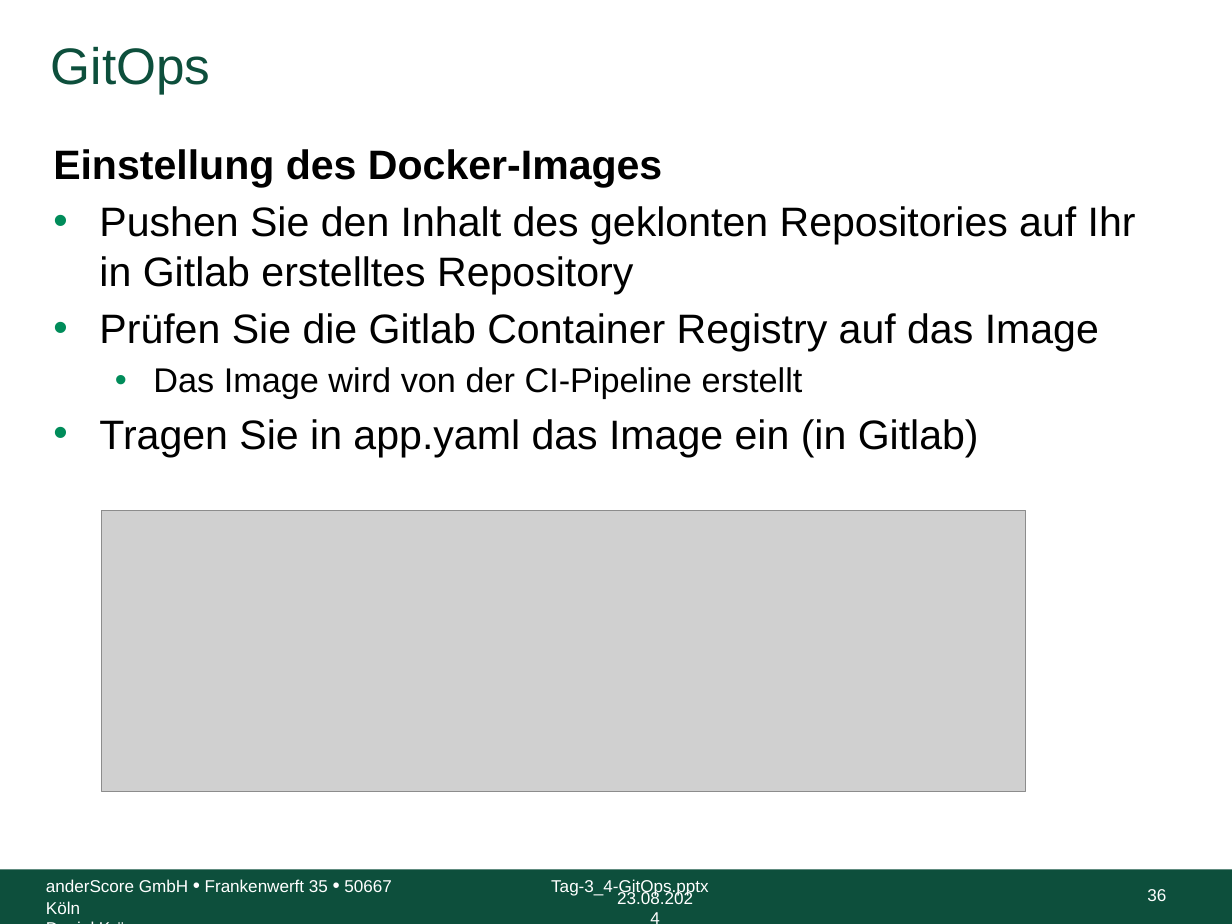
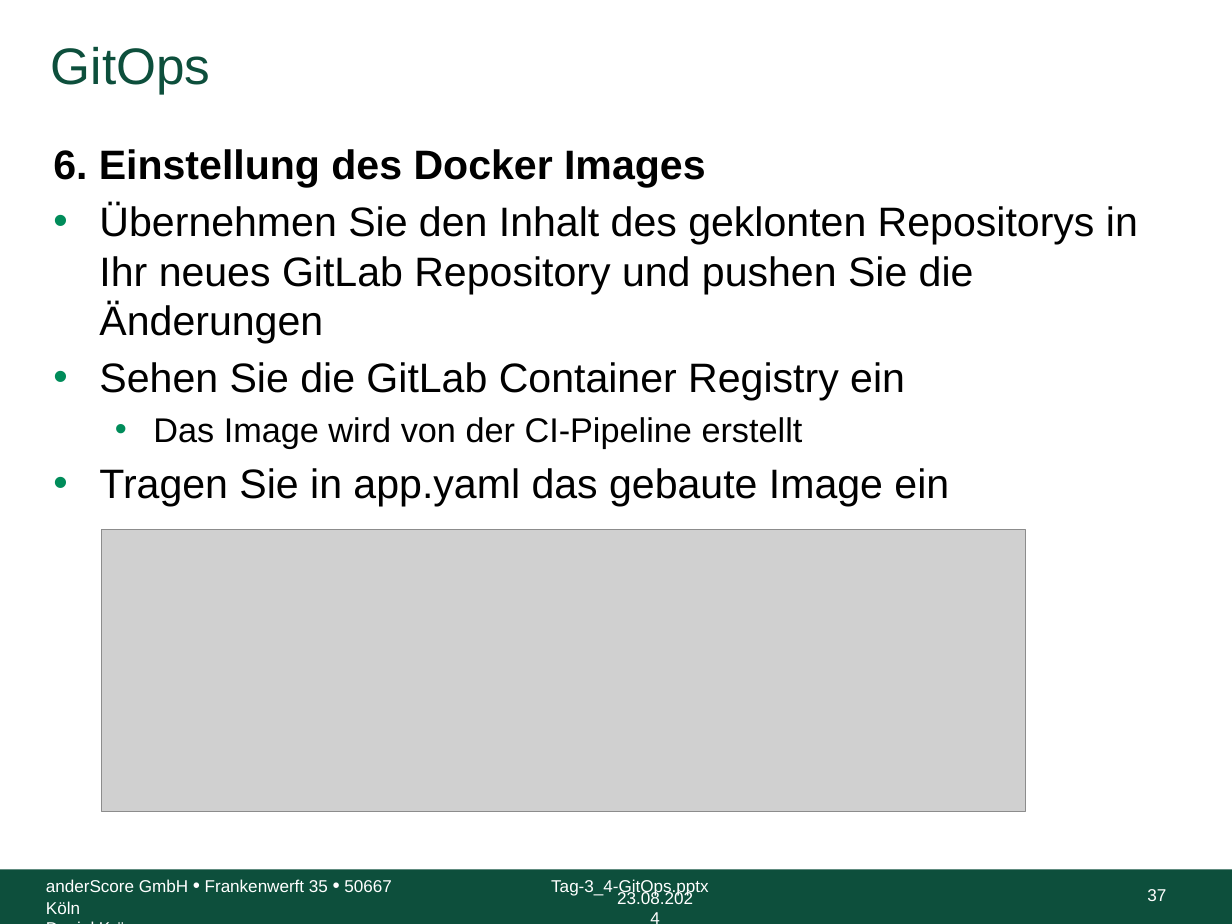
Before and after one commit to anderscore-gmbh/gitlab, a slide deck: slide 37 of slides/Tag-3_4-GitOps.pptx (slide 36 before the commit). Drawn at 1232x924 pixels with LibreOffice and Linux fonts; fonts in the diff are those of the drawing; grey boxes stand for pictures; background and template pictures are left out. Boxes give left, top, right and bottom in pixels: in the first picture for what was removed or moved away, otherwise in the second. Text is boxed around its words. In the diff, an @@ line names an element or a change of style, - is before the commit and + after.

```diff
--- a/slides/Tag-3_4-GitOps.pptx
+++ b/slides/Tag-3_4-GitOps.pptx
@@ text at bbox=[53, 149, 1138, 401]: text changed @@
-Einstellung des Docker-Images
-• Pushen Sie den Inhalt des geklonten Repositories auf Ihr in Gitlab erstelltes Repository
-• Prüfen Sie die Gitlab Container Registry auf das Image
+6. Einstellung des Docker Images
+• Übernehmen Sie den Inhalt des geklonten Repositorys in Ihr neues GitLab Repository und pushen Sie die Änderungen
+• Sehen Sie die GitLab Container Registry ein
@@ text at bbox=[99, 468, 949, 506]: text changed @@
-• Tragen Sie in app.yaml das Image ein (in Gitlab)
+• Tragen Sie in app.yaml das gebaute Image ein
@@ picture: place and size @@
-picture at bbox=[102, 510, 1026, 791]
+picture at bbox=[102, 530, 1026, 811]
@@ page number at bbox=[1147, 889, 1166, 901]: text changed @@
-36
+37
```
Also in this commit, not shown: 16 other slides changed, 1 slide added.
